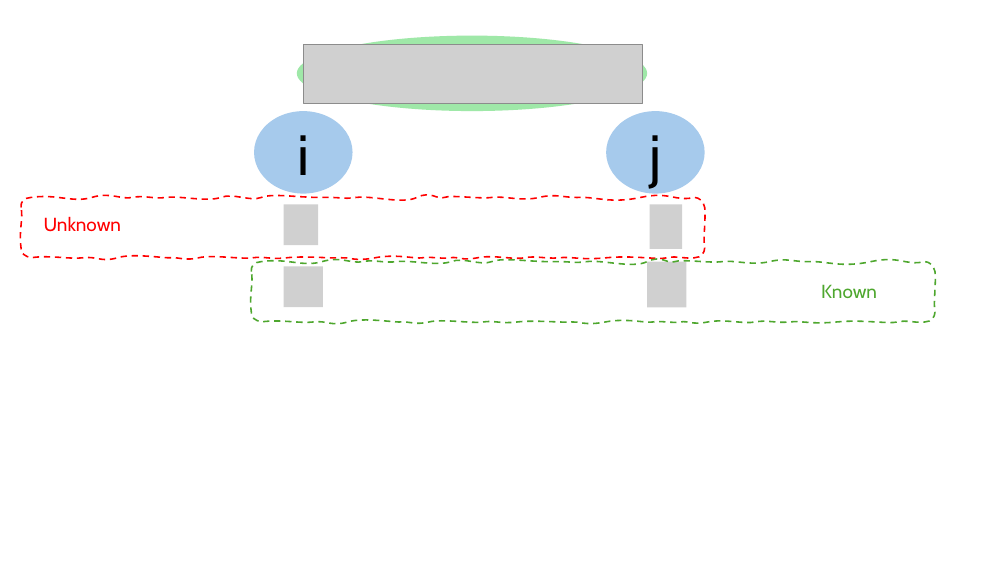
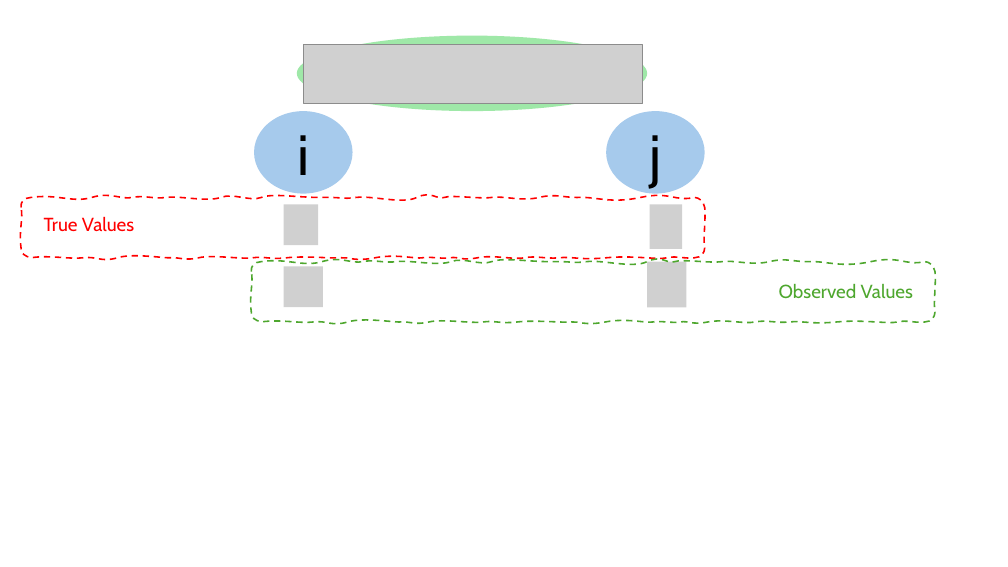
Before and after one commit to HaseebLUMS/Onyx-Presentation, a slide deck: slide 21 of tommy_hotnets_v2.pptx. Drawn at 1008x567 pixels with LibreOffice and Linux fonts; fonts in the diff are those of the drawing; grey boxes stand for pictures. Boxes give left, top, right and bottom in pixels: in the first picture for what was removed or moved away, otherwise in the second. Text is boxed around its words. In the diff, an @@ line names an element or a change of style, - is before the commit and + after.

```diff
--- a/tommy_hotnets_v2.pptx
+++ b/tommy_hotnets_v2.pptx
@@ text at <box>44,216,134,231</box>: text changed @@
-Unknown
+True Values
@@ text at <box>779,284,913,299</box>: text changed @@
-Known
+Observed Values
```
Also in this commit, not shown: 10 other slides changed.
